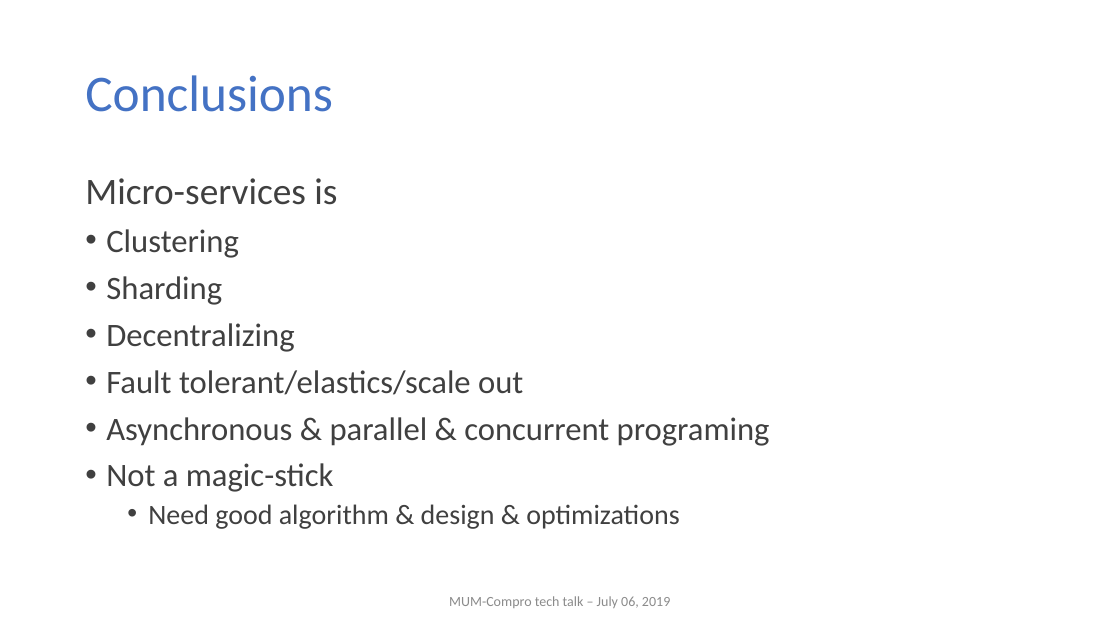
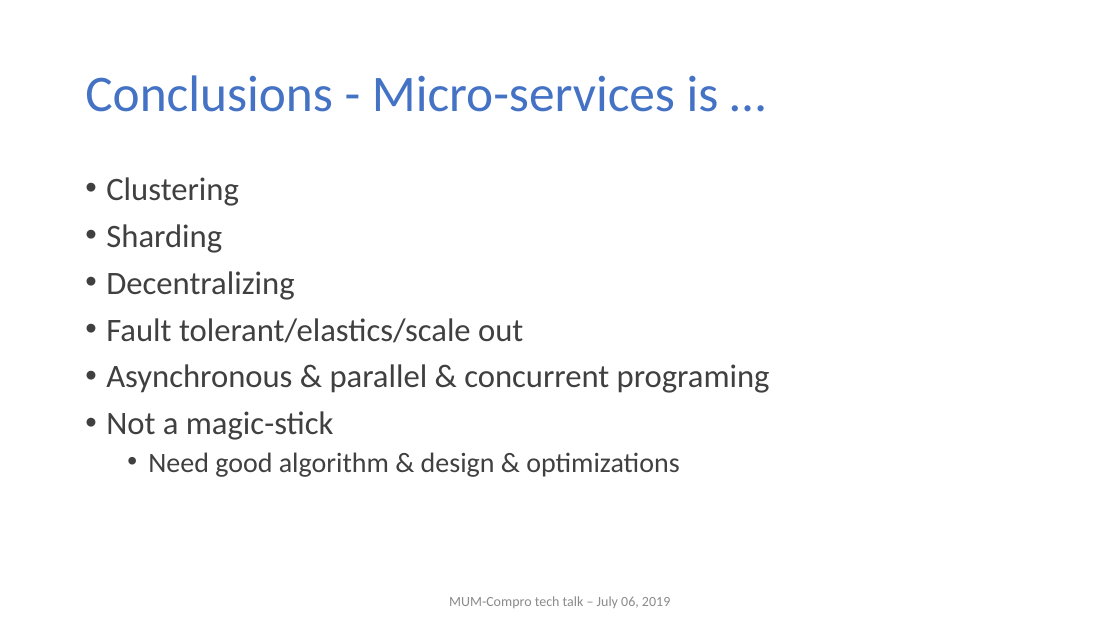
Before and after one commit to nghianghesi/hms, a slide deck: slide 27 of slide.pptx. Drawn at 1120x630 pixels with LibreOffice and Linux fonts; fonts in the diff are those of the drawing; background and template pictures are left out. Boxes give left, top, right and bottom in pixels: in the first picture for what was removed or moved away, otherwise in the second. Text is boxed around its words. In the diff, an @@ line names an element or a change of style, - is before the commit and + after.

```diff
--- a/slide.pptx
+++ b/slide.pptx
@@ title at box(85, 75, 719, 112): text changed @@
-Conclusions
+Conclusions - Micro-services is …
@@ text at box(85, 178, 337, 205): paragraph removed @@
-Micro-services is
```
Also in this commit, not shown: 7 other slides changed.
